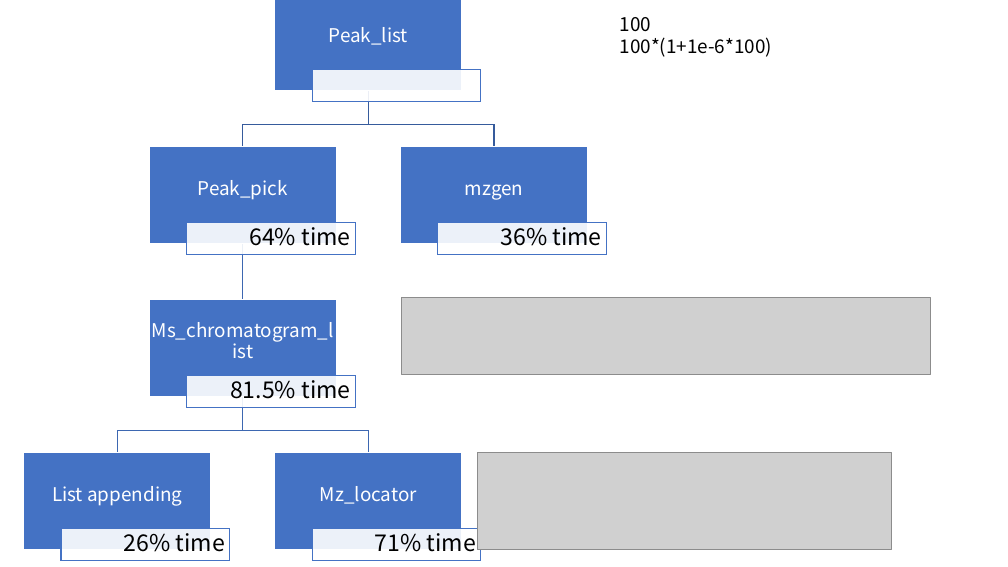
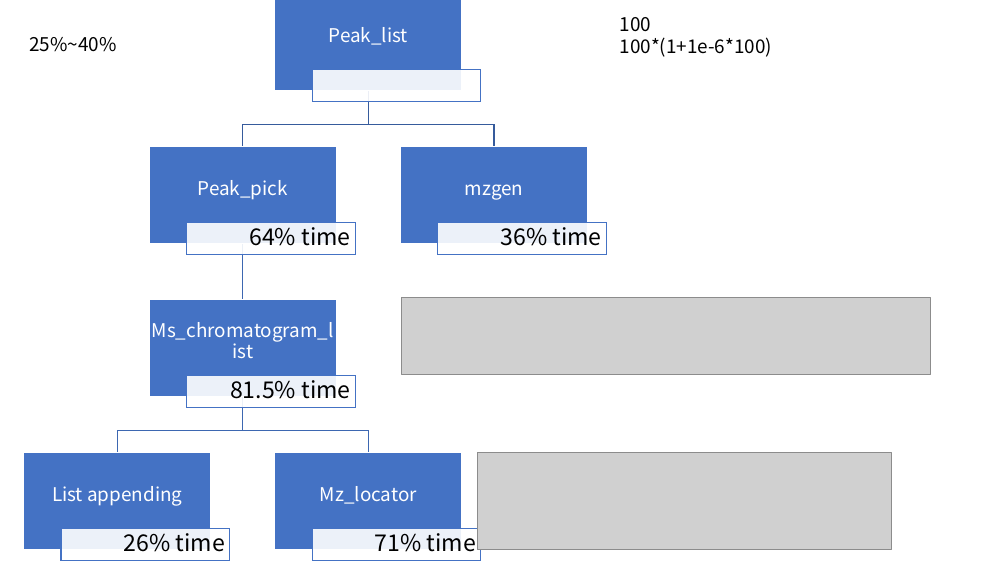
Before and after one commit to XiminHu/mass-suite, a slide deck: slide 9 of doc/CR-20210202.pptx. Drawn at 1008x567 pixels with LibreOffice and Linux fonts; fonts in the diff are those of the drawing; grey boxes stand for pictures. Boxes give left, top, right and bottom in pixels: in the first picture for what was removed or moved away, otherwise in the second. Text is boxed around its words. In the diff, an @@ line names an element or a change of style, - is before the commit and + after.

```diff
--- a/doc/CR-20210202.pptx
+++ b/doc/CR-20210202.pptx
@@ text added at (29, 37, 116, 52), 18 pt, text #000000 @@
+25%~40%
```
Also in this commit, not shown: 2 other slides changed, 3 slides added, 11 other files.
